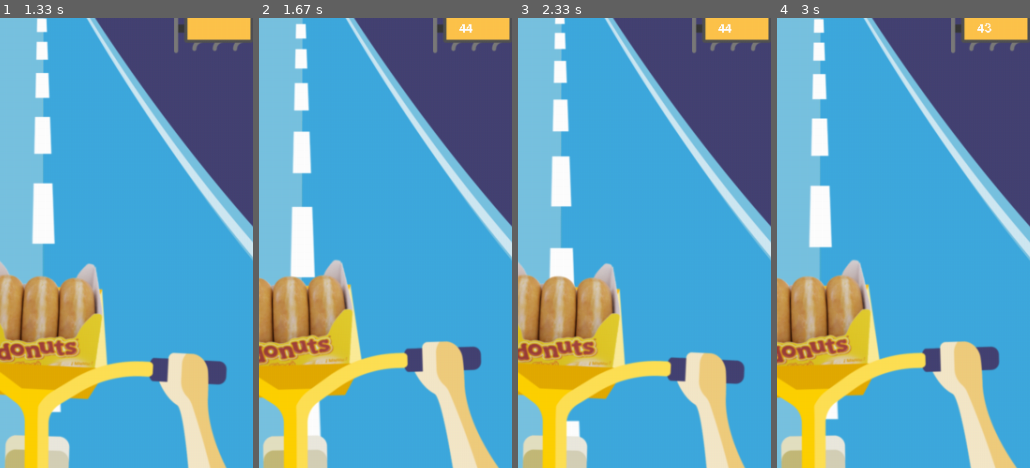
Above: before the commit, frames 1-4 (left to right).
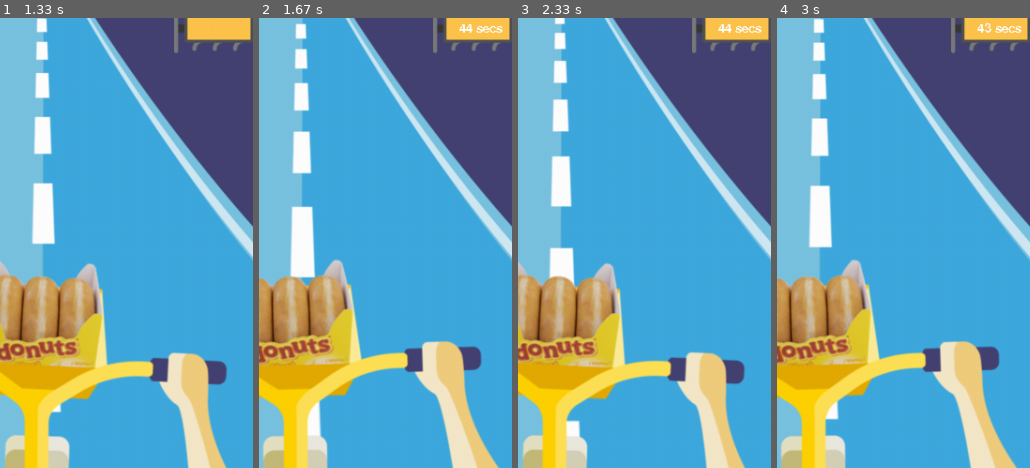
Above: after the commit, the same moments.

Repository: ibandominguez/pygame
Game: pygame game, started from game.py
Two runs of this game, one before a commit and one after it. Both use one fixed random seed, a clock stepped at 60 frames per second and the inputs below.
Inputs:
- Up to frame 1 (1.33 s): hold Up 0.33-0.8 s; hold Down 0.83-1.13 s; hold Up from 1.17 s (still down)
- Up to frame 2 (1.67 s): release Up at 1.53 s; hold Down from 1.57 s (still down)
- Up to frame 3 (2.33 s): release Down at 1.93 s; hold Up 1.97-2.27 s; hold Down from 2.3 s (still down)
- Up to frame 4 (3 s): release Down at 2.6 s; hold Up from 2.63 s (still down)
The pictures show only the part of the screen within x 42-92%, y 31-81%; the shares and areas given below are measured in that part.

Frame 1 is identical in both runs. In frame 2, 0.1% of the frame differs, in the area x 85-97%, y 1-4%; in frame 3, 0.1%; in frame 4, 0.1%.

Commit message:
added better state to game

Diff:
--- a/constants.py
+++ b/constants.py
@@ -3,6 +3,8 @@
 WIDTH = int(1080 * 0.5)
 HEIGHT = int(1920 * 0.5)
 FPS = 100
+GAME_DURATION=45
+GAME_RESUMING=15
 
 # Colors
 WHITE = (255, 255, 255)
--- a/controller.py
+++ b/controller.py
@@ -3,11 +3,11 @@
 
 class Controller():
 
-    GAME_DURATION = 45
-    GAME_RESUMING = 15
-
-    def __init__(self):
+    def __init__(self, game_duration=45, game_resuming=15):
+        self.game_duration = game_duration
+        self.game_resuming = game_resuming
         self.started_at = None
+        self.time_counter = 0
 
     def start(self):
         if self.started_at == None:
@@ -22,19 +22,19 @@
         return 0
 
     def is_playing(self):
-        return self.started_at != None and self.get_time() > 0 and self.get_time() < self.GAME_DURATION
+        return self.started_at != None and self.get_time() > 0 and self.get_time() < self.game_duration
 
     def is_resuming(self):
-        return self.started_at != None and self.get_time() >= self.GAME_DURATION and self.get_time() <= (self.GAME_DURATION + self.GAME_RESUMING)
+        return self.started_at != None and self.get_time() >= self.game_duration and self.get_time() <= (self.game_duration + self.game_resuming)
 
     def is_standing_by(self):
         return self.started_at == None
 
     def is_finished(self):
-        return self.get_time() > (self.GAME_DURATION + self.GAME_RESUMING)
+        return self.get_time() > (self.game_duration + self.game_resuming)
 
     def get_state(self):
-        if self.is_playing(): return 'Playing'
+        if self.is_playing(): return '{} secs'.format(self.game_duration - self.get_time())
         if self.is_resuming(): return 'Credits'
         if self.is_standing_by(): return 'Waiting'
         if self.is_finished(): return 'Finished'
--- a/game.py
+++ b/game.py
@@ -24,7 +24,7 @@
 rpm = 0
 running = True
 show_donuts_ticks = 0
-game_controller = Controller()
+game_controller = Controller(game_duration=constants.GAME_DURATION, game_resuming=constants.GAME_RESUMING)
 
 """
 Sensor setup
@@ -53,19 +53,22 @@
 except Exception as e:
     print('RPI module not found, Sensor not initialized')
 
-"""
-Graphics, texts, sprites
-"""
-sign = pygame.image.load(os.getcwd() + '/assets/sign.png').convert_alpha()
-background = pygame.image.load(os.getcwd() + '/assets/background.png').convert_alpha()
-debug_text = pygame.font.SysFont(pygame.font.get_default_font(), 20)
+""" Sprite Sheets """
 road = Sprite(file_path=os.getcwd() + '/assets/road.png', width=constants.WIDTH, height=constants.HEIGHT, x=0, y=0, frames_tile=(17, 2), frames_total=34)
 bike = Sprite(file_path=os.getcwd() + '/assets/bike.png', width=constants.WIDTH, height=constants.HEIGHT, x=0, y=0, frames_tile=(5, 10), frames_total=50)
 donuts = Sprite(file_path=os.getcwd() + '/assets/donuts.png', width=constants.WIDTH, height=constants.HEIGHT, x=0, y=0, frames_tile=(5, 10), frames_total=50)
-scoreboard = pygame.image.load(os.getcwd() + '/assets/scoreboard.png').convert_alpha()
 
 sprites = pygame.sprite.OrderedUpdates()
 sprites.add(road, bike, donuts)
+
+""" Images """
+background = pygame.image.load(os.getcwd() + '/assets/background.png').convert_alpha()
+sign = pygame.image.load(os.getcwd() + '/assets/sign.png').convert_alpha()
+scoreboard = pygame.image.load(os.getcwd() + '/assets/scoreboard.png').convert_alpha()
+
+""" Text """
+debug_text = pygame.font.SysFont(pygame.font.get_default_font(), 20)
+
 
 while running:
     clock.tick(constants.FPS)
@@ -113,7 +116,7 @@
     screen.blit(sign, (0, 250))
     screen.blit(pygame.transform.flip(sign, True, False), (constants.WIDTH - 128, 250))
     screen.blit(debug_text.render("{} rpm".format(rpm), False, pygame.Color('white')), (60, 298))
-    screen.blit(debug_text.render(str(game_controller.GAME_DURATION - game_controller.get_time()) if game_controller.is_playing() else game_controller.get_state(), False, pygame.Color('white')), (constants.WIDTH - 100, 298))
+    screen.blit(debug_text.render(game_controller.get_state(), False, pygame.Color('white')), (constants.WIDTH - 100, 298))
 
     road.set_animation_speed(rpm)
     bike.set_animation_speed(rpm)
